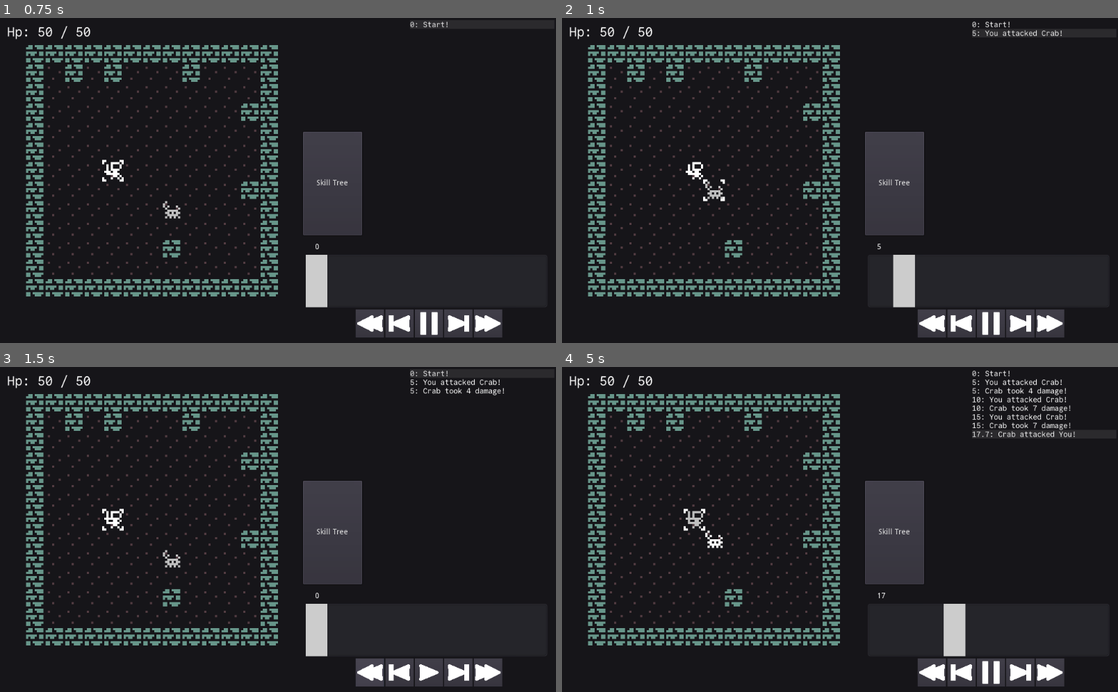
Above: before the commit, frames 1-4 (two rows, left to right).
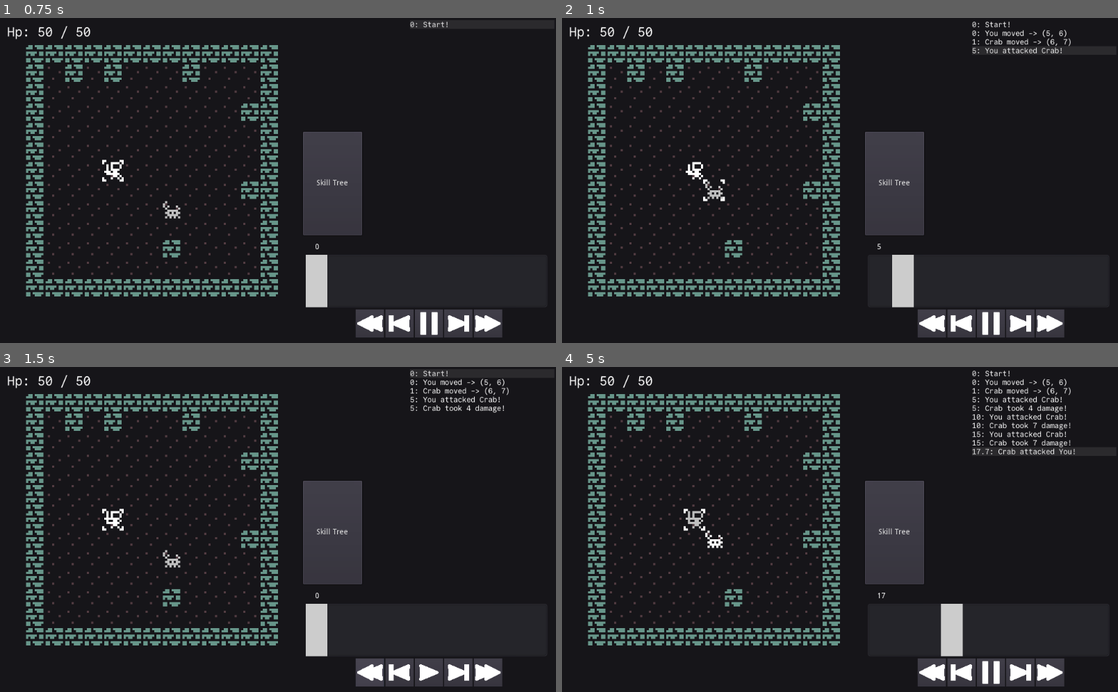
Above: after the commit, the same moments.

Repository: redxaxder/7DRL2024
Game: Godot game, scene res://main.tscn
The game is run twice, just before and just after one commit, with the same random seed, the same clock (stepped at 60 frames per second) and the same inputs.
Inputs (mouse positions are in pixels of both pictures, inside the frame that each line leads up to):
- Up to frame 1 (0.75 s): click "GO" at 0.5 s
- Up to frame 2 (1 s): no input
- Up to frame 3 (1.5 s): click (372, 672) at 1.25 s
- Up to frame 4 (5 s): click (934, 672) at 2 s; click (990, 672) at 2.75 s; click (1017, 672) at 3.5 s; click (990, 672) at 4.25 s

Frame 1 is identical in both runs. In frame 2, 0.5% of the frame differs, in the area x 59-92%, y 3-90%; in frame 3, 0.5%; in frame 4, 1.3%, in the area x 68-93%, y 3-90%.

Commit message:
fix bloodied, hp bar,

Diff:
--- a/data/combat_model/CombatEntity.gd
+++ b/data/combat_model/CombatEntity.gd
@@ -30,12 +30,12 @@
 	faction = _faction
 	name = moniker
 
-func can_use_ability(a: Ability, when: int) -> bool:
+func can_use_ability(a: Ability, when: float) -> bool:
 	var last_used = last_used_time.get(a.name)
 	if last_used == null: return true
 	return (when - last_used) >= a.cooldown_time(stats)
 
-func mark_ability_use(a: Ability, when: int):
+func mark_ability_use(a: Ability, when: float):
 	assert(when >= last_used_time.get(a.name, 0), "using ability before cooldown is up is not allowed")
 	last_used_time[a.name] = when
 
--- a/data/encounter/EncounterCore.gd
+++ b/data/encounter/EncounterCore.gd
@@ -24,14 +24,14 @@
 		EncounterEventKind.Kind.Damage:
 			assert(event.target_idx >= 0)
 			var source = state.actors[event.actor_idx]
-			if event.damage >= 0:
+			if event.damage > 0:
 				var target = state.actors[event.target_idx]
 	# warning-ignore:narrowing_conversion
 				var modified_damage = get_damage_with_element(state, event)
 				modified_damage = max(modified_damage,1)
-				var target_was_bloodied = (float(target.cur_hp) / float(target.stats.max_hp())) > 0.25
+				var target_was_bloodied = (float(target.cur_hp) / float(target.stats.max_hp())) < 0.25
 				state.resolve_attack(event.target_idx, modified_damage)
-				var target_is_bloodied = (float(target.cur_hp) / float(target.stats.max_hp())) > 0.25
+				var target_is_bloodied = (float(target.cur_hp) / float(target.stats.max_hp())) < 0.25
 				if !target.is_alive():
 					result.append(EncEvent.death_event(event.timestamp, source, target))
 				elif target_is_bloodied and !target_was_bloodied:
--- a/main.tscn
+++ b/main.tscn
@@ -23,7 +23,6 @@
 
 [node name="main" type="Node2D"]
 script = ExtResource( 1 )
-show_extra_history = false
 
 [node name="history_view" parent="." instance=ExtResource( 2 )]
 unique_name_in_owner = true
--- a/playback/hp_bar.gd
+++ b/playback/hp_bar.gd
@@ -13,6 +13,8 @@
 
 func _draw():
 	var x = round(fill_percent * breakpoints) / float(breakpoints)
+	if fill_percent > 0:
+		x = max(x,1)
 	var sz
 	var filled: Rect2 = Rect2(Vector2.ZERO, Vector2(x,1) * rect_size)
 	draw_rect(filled, FOREGROUND)
